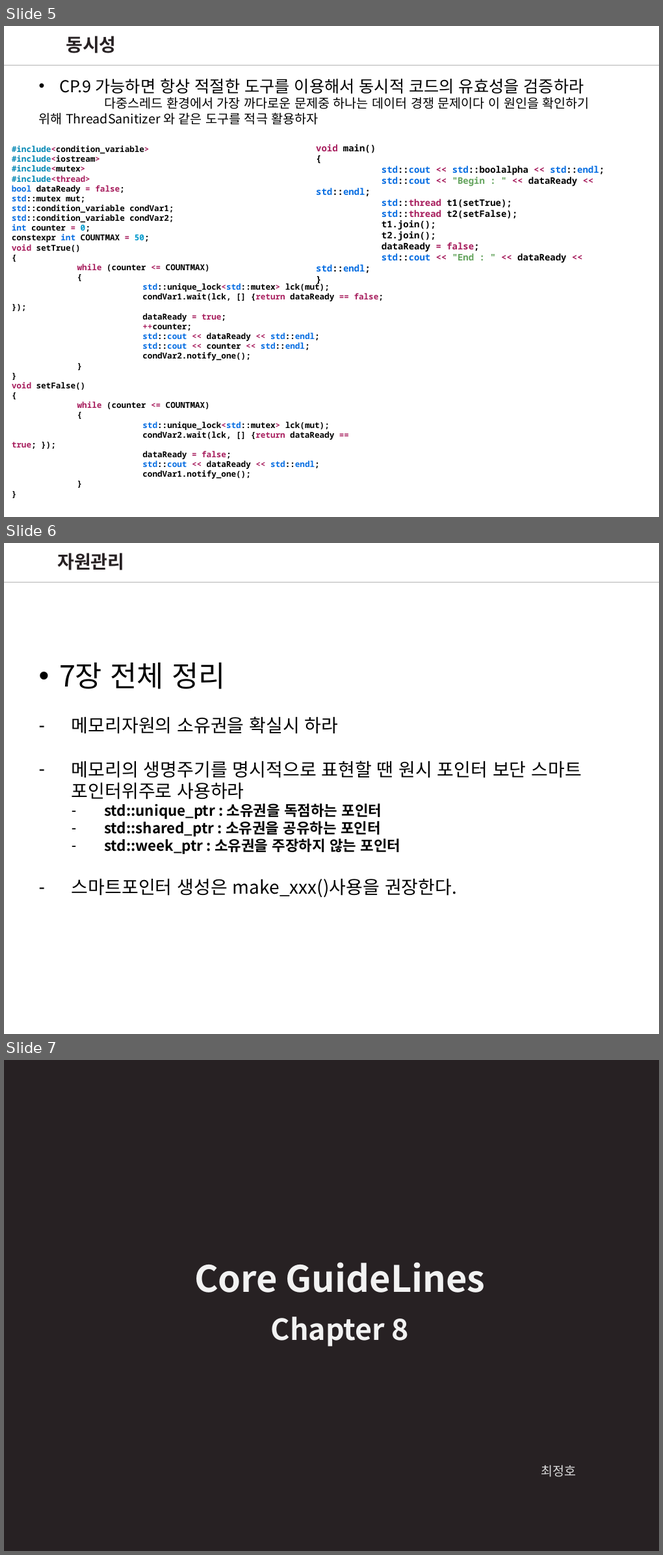
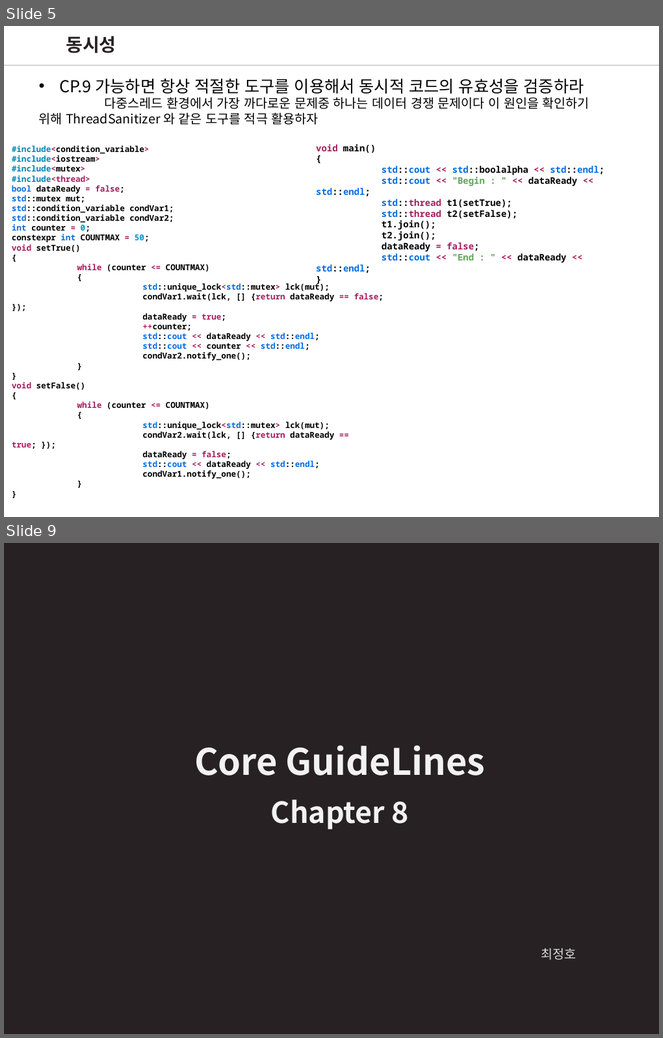
Before and after one commit to wjdgh2910a/CPP_Core_Guidelines_Study, a slide deck: CoreGuideLinesStudy_4.pptx. Shown one above the other, each under a label of ours: slides 5, 6 and 7 before the commit, slides 5 and 9 after it; the slides between them are not shown. The pictures are 663x1555 and 663x1038 pixels, drawn with LibreOffice and Linux fonts; fonts in the diff are those of the drawing. Boxes give left, top, right and bottom in pixels: in the first picture for what was removed or moved away, otherwise in the second. Text is boxed around its words. In the diff, an @@ line names an element or a change of style, - is before the commit and + after.

```diff
--- a/CoreGuideLinesStudy_4.pptx
+++ b/CoreGuideLinesStudy_4.pptx
@@ slide 6 removed at [4, 543, 659, 1034], background #FFFFFF @@
@@ text removed at [57, 553, 124, 570] @@
-자원관리
@@ line removed from (659, 582) to (4, 582) @@
@@ line removed from (659, 582) to (4, 582) @@
@@ text removed at [59, 663, 582, 898] @@
-• 7장 전체 정리
-– 메모리자원의 소유권을 확실시 하라
-– 메모리의 생명주기를 명시적으로 표현할 땐 원시 포인터 보단 스마트 포인터위주로 사용하라
-  – std::unique_ptr : 소유권을 독점하는 포인터
-  – std::shared_ptr : 소유권을 공유하는 포인터
-  – std::week_ptr : 소유권을 주장하지 않는 포인터
-– 스마트포인터 생성은 make_xxx()사용을 권장한다.
@@ what was slide 7 is now slide 9 @@
```
Also in this commit, not shown: 3 slides added, 1 other file.
